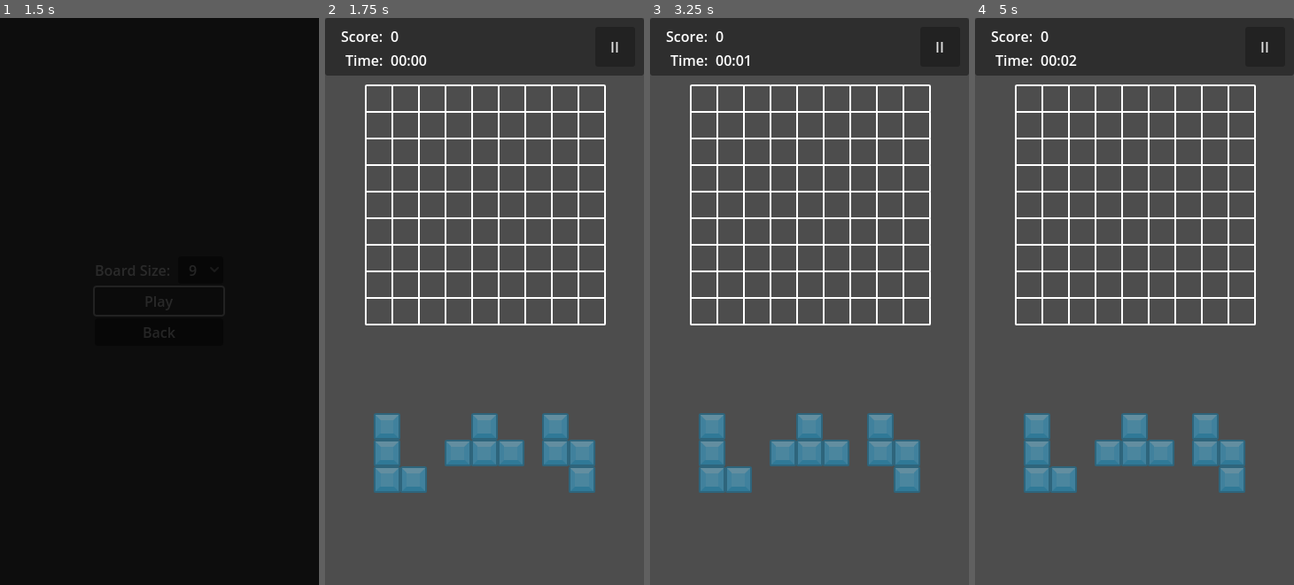
Above: before the commit, frames 1-4 (left to right).
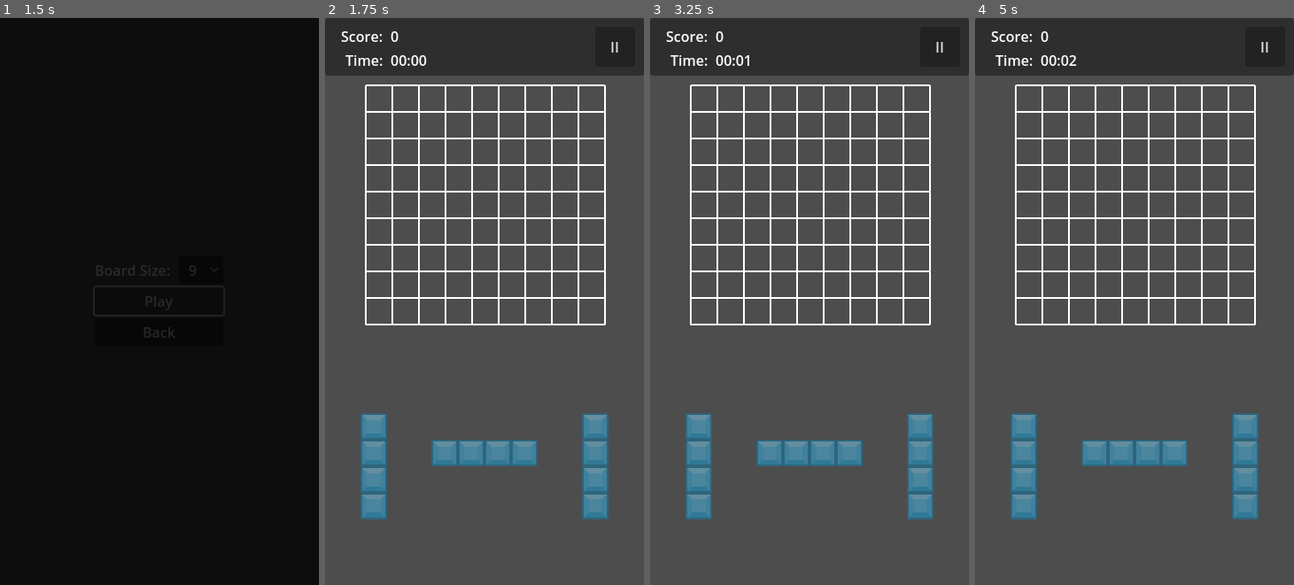
Above: after the commit, the same moments.

Repository: Ozymandias1/blockgame
Game: Godot game, scene res://Scenes/00_RootScene.tscn
The game is run twice, just before and just after one commit, with the same random seed, the same clock (stepped at 60 frames per second) and the same inputs.
Inputs:
- Up to frame 1 (1.5 s): click "Start Game" at 0.5 s; click "Play" at 1.25 s
- Up to frame 2 (1.75 s): no input
- Up to frame 3 (3.25 s): click "II" at 2 s; click "Resume" at 2.75 s
- Up to frame 4 (5 s): click "II" at 3.5 s; click "Resume" at 4.25 s

Frame 1 is identical in both runs. In frame 2, 5.7% of the frame differs, in the area x 11-89%, y 69-89%; in frame 3, 5.7%; in frame 4, 5.7%.

Commit message:
콤보배율 처리, 콤보배율 텍스트 표시

Diff:
--- /dev/null
+++ b/Prefabs/combotext.tscn
@@ -0,0 +1,102 @@
+[gd_scene load_steps=6 format=3 uid="uid://caxuw7s5qew0u"]
+
+[ext_resource type="Script" path="res://Scripts/combotext.gd" id="1_enbnd"]
+
+[sub_resource type="LabelSettings" id="LabelSettings_sxdtn"]
+font_size = 50
+outline_size = 10
+outline_color = Color(0, 0, 0, 1)
+
+[sub_resource type="Animation" id="Animation_u3xjy"]
+resource_name = "combo_label_anim"
+length = 0.5
+tracks/0/type = "value"
+tracks/0/imported = false
+tracks/0/enabled = true
+tracks/0/path = NodePath(".:modulate")
+tracks/0/interp = 1
+tracks/0/loop_wrap = true
+tracks/0/keys = {
+"times": PackedFloat32Array(0, 0.5),
+"transitions": PackedFloat32Array(0.25, 0.450625),
+"update": 0,
+"values": [Color(1, 1, 1, 1), Color(1, 1, 1, 0)]
+}
+tracks/1/type = "value"
+tracks/1/imported = false
+tracks/1/enabled = true
+tracks/1/path = NodePath(".:position")
+tracks/1/interp = 1
+tracks/1/loop_wrap = true
+tracks/1/keys = {
+"times": PackedFloat32Array(0, 0.5),
+"transitions": PackedFloat32Array(1, 0.450625),
+"update": 0,
+"values": [Vector2(0, 0), Vector2(0, -10)]
+}
+tracks/2/type = "method"
+tracks/2/imported = false
+tracks/2/enabled = true
+tracks/2/path = NodePath("..")
+tracks/2/interp = 1
+tracks/2/loop_wrap = true
+tracks/2/keys = {
+"times": PackedFloat32Array(0.5),
+"transitions": PackedFloat32Array(1),
+"values": [{
+"args": [],
+"method": &"_on_combo_label_anim_finished"
+}]
+}
+
+[sub_resource type="Animation" id="Animation_bgoc8"]
+length = 0.001
+tracks/0/type = "value"
+tracks/0/imported = false
+tracks/0/enabled = true
+tracks/0/path = NodePath(".:modulate")
+tracks/0/interp = 1
+tracks/0/loop_wrap = true
+tracks/0/keys = {
+"times": PackedFloat32Array(0),
+"transitions": PackedFloat32Array(1),
+"update": 0,
+"values": [Color(1, 1, 1, 1)]
+}
+tracks/1/type = "value"
+tracks/1/imported = false
+tracks/1/enabled = true
+tracks/1/path = NodePath(".:position")
+tracks/1/interp = 1
+tracks/1/loop_wrap = true
+tracks/1/keys = {
+"times": PackedFloat32Array(0),
+"transitions": PackedFloat32Array(1),
+"update": 0,
+"values": [Vector2(0, 0)]
+}
+
+[sub_resource type="AnimationLibrary" id="AnimationLibrary_2s2eu"]
+_data = {
+"RESET": SubResource("Animation_bgoc8"),
+"combo_label_anim": SubResource("Animation_u3xjy")
+}
+
+[node name="LabelComboRatio" type="Control"]
+layout_mode = 3
+anchors_preset = 0
+offset_right = 40.0
+offset_bottom = 40.0
+script = ExtResource("1_enbnd")
+
+[node name="LabelCombo" type="Label" parent="."]
+offset_right = 57.0
+offset_bottom = 69.0
+theme_override_colors/font_color = Color(0, 0, 0, 0)
+text = "x1"
+label_settings = SubResource("LabelSettings_sxdtn")
+
+[node name="AnimationPlayer" type="AnimationPlayer" parent="LabelCombo"]
+libraries = {
+"": SubResource("AnimationLibrary_2s2eu")
+}
--- a/Scripts/GamePlay.gd
+++ b/Scripts/GamePlay.gd
@@ -16,6 +16,7 @@
 var current_block_has_target: bool
 var current_score: int = 0
 
+const COMBOTEXT = preload("res://Prefabs/combotext.tscn")
 const BOARD_ITEM = preload("res://Prefabs/board_item.tscn")
 var board_size: int:
 	get:
@@ -43,6 +44,7 @@
 	pause_screen.visible = false
 	game_over_screen.visible = false
 	label_time_value.text = "00:00"
+	current_score = 0
 
 	# 이전에 생성되어 있던 보드판 항목 제거
 	for item in board.get_children():
@@ -103,11 +105,15 @@
 		placable_block_area.remove_child(item)
 		item.queue_free()
 	# 새 배치용 블럭 생성
+	var ff = true;
 	for i in range(3):
-		var new_block_source = placable_blocks.pick_random()
+		var indexaddsub = 1 if ff else 2
+		var new_block_source = placable_blocks[placable_blocks.size()-indexaddsub]#placable_blocks.pick_random()
 		var new_block = new_block_source.instantiate()
 		new_block.gui_input.connect(_on_placable_block_gui_input.bind(new_block))
 		placable_block_area.add_child(new_block)
+
+		ff = !ff
 
 # 블럭의 배치 가능 여부를 판별
 func check_is_placeable(target_block, item_board_index: Vector2i):
@@ -236,6 +242,7 @@
 func check_complete_line():
 	var break_delay: float = 0.0
 	var break_delay_interval: float = 0.01
+	var combo_ratio = 1;
 	# 가로줄 확인
 	for y in board_size:
 		var counter = 0
@@ -252,10 +259,16 @@
 				var target_node_name = "%s_%s" % [x, y]
 				var delete_node = placed_blocks.get_node(target_node_name)
 				if is_instance_valid(delete_node):
+					# 마지막줄이면 콤보 라벨 생성
+					if x == board_size-1:
+						await get_tree().create_timer(break_delay).timeout
+						create_combo_label(combo_ratio, delete_node.global_position)
+					# 블럭 제거 및 점수 계산 처리
 					delete_node.do_break_vfx(break_delay)
 					board_available_map[Vector2i(x, y)] = true
 					break_delay += break_delay_interval
-					current_score += 1
+					current_score += 1 * combo_ratio
+			combo_ratio += 1
 	# 세로줄 확인
 	for x in board_size:
 		var counter = 0
@@ -272,10 +285,15 @@
 				var target_node_name = "%s_%s" % [x, y]
 				var delete_node = placed_blocks.get_node(target_node_name)
 				if is_instance_valid(delete_node):
+					# 마지막줄이면 콤보 라벨 생성
+					if y == board_size-1:
+						await get_tree().create_timer(break_delay).timeout
+						create_combo_label(combo_ratio, delete_node.global_position)
 					delete_node.do_break_vfx(break_delay)
 					board_available_map[Vector2i(x, y)] = true
 					break_delay += break_delay_interval
-					current_score += 1
+					current_score += 1 * combo_ratio
+			combo_ratio += 1
 	# 점수 텍스트 업데이트
 	update_score_label_text()
 
@@ -300,3 +318,11 @@
 func show_gameover_screen():
 	game_over_screen.visible = true
 	timer.paused = true
+
+# 콤보 텍스트 생성
+func create_combo_label(ratio, target_pos):
+	var label = COMBOTEXT.instantiate()
+	label.global_position = target_pos
+	label.call_deferred("set_combo_text", ratio)
+	get_tree().get_root().add_child(label)
+	pass
--- /dev/null
+++ b/Scripts/combotext.gd
@@ -0,0 +1,14 @@
+extends Control
+
+@onready var animation_player = $LabelCombo/AnimationPlayer
+@onready var label_combo = $LabelCombo
+
+func _ready():
+	animation_player.play("combo_label_anim")
+
+func _on_combo_label_anim_finished():
+	self.get_parent().remove_child(self)
+	self.queue_free()
+
+func set_combo_text(ratio):
+	label_combo.text = "x%s" % ratio
